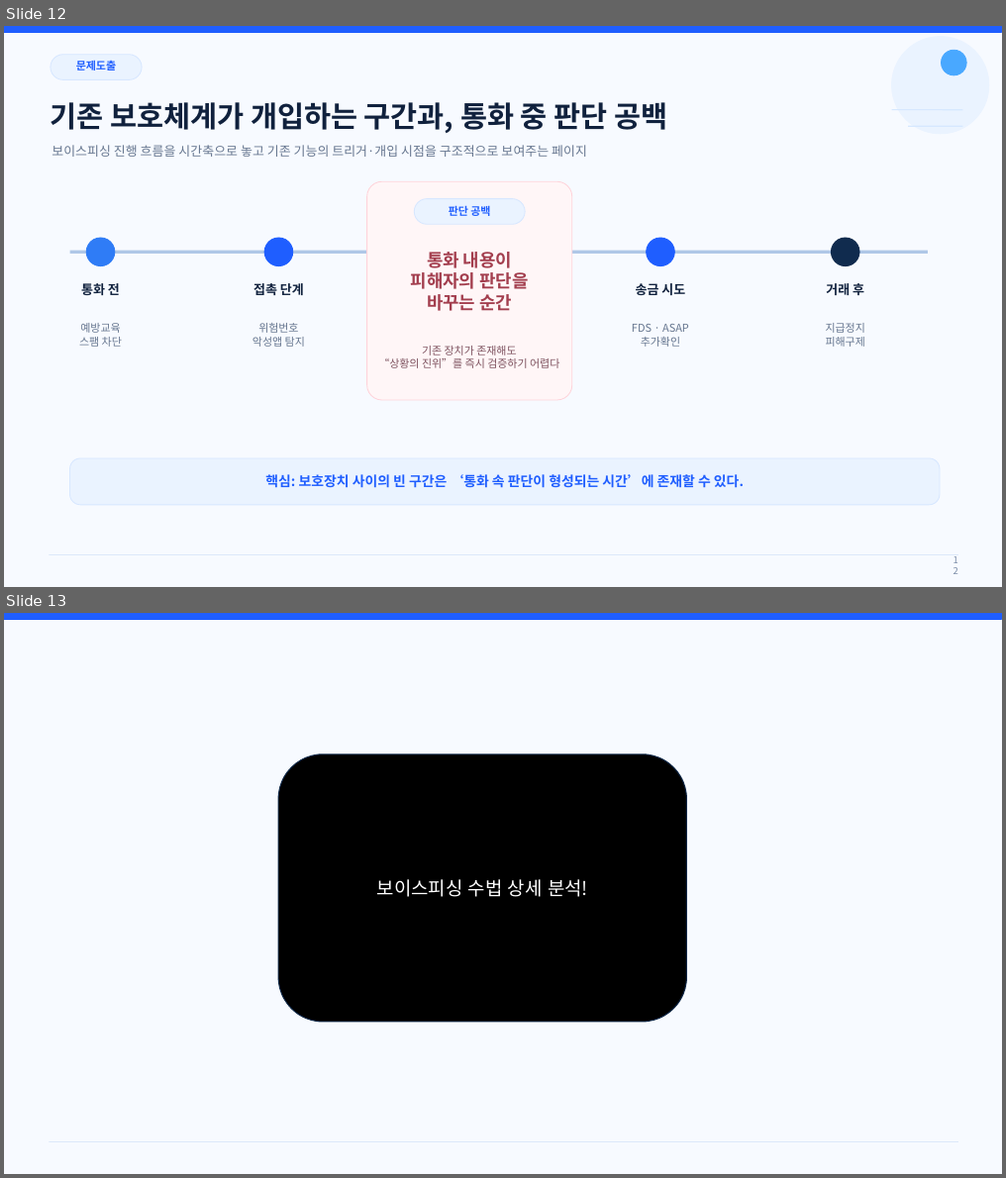
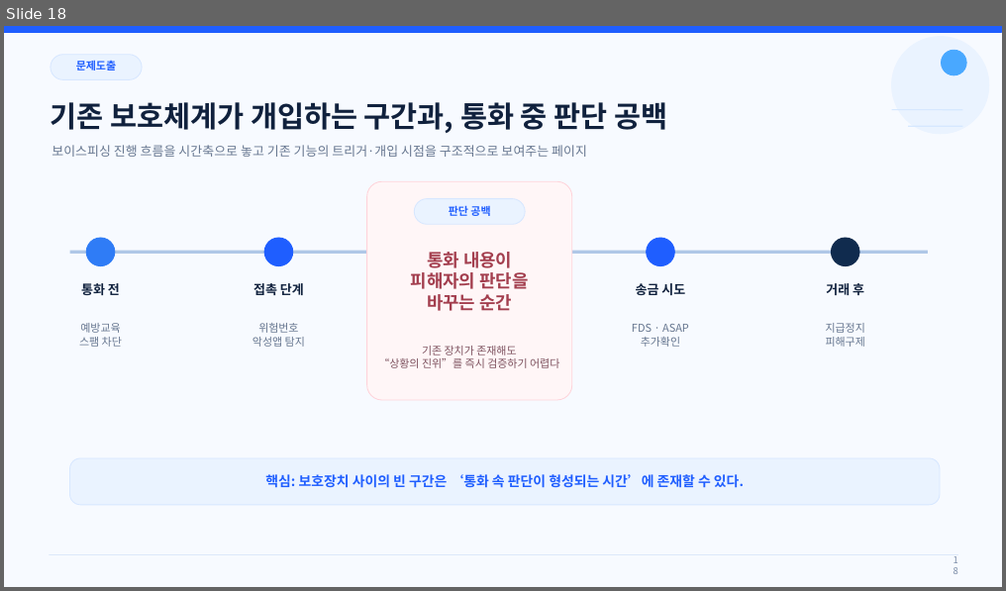
Before and after one commit to hamhj7694/AIXTeamProject2, a slide deck: 01_docs/01_proposal/01.frow/03_제안서 본작성.pptx. Shown one above the other, each under a label of ours: slides 12 and 13 before the commit, slide 18 after it. The pictures are 1006x1178 and 1006x591 pixels, drawn with LibreOffice and Linux fonts; fonts in the diff are those of the drawing. Boxes give left, top, right and bottom in pixels: in the first picture for what was removed or moved away, otherwise in the second. Text is boxed around its words. In the diff, an @@ line names an element or a change of style, - is before the commit and + after.

```diff
--- a/01_docs/01_proposal/01.frow/03_제안서 본작성.pptx
+++ b/01_docs/01_proposal/01.frow/03_제안서 본작성.pptx
@@ slide 13 removed at bbox=[4, 613, 1002, 1174], background #F7FAFF; not listed: 2 template elements that a slide beside it also shows @@
@@ rounded rectangle removed at bbox=[279, 755, 687, 1022] @@
-보이스피싱 수법 상세 분석!
@@ what was slide 12 is now slide 18 @@
```
Also in this commit, not shown: 8 slides changed, 4 slides added, 2 other slides removed, 2 other files.
